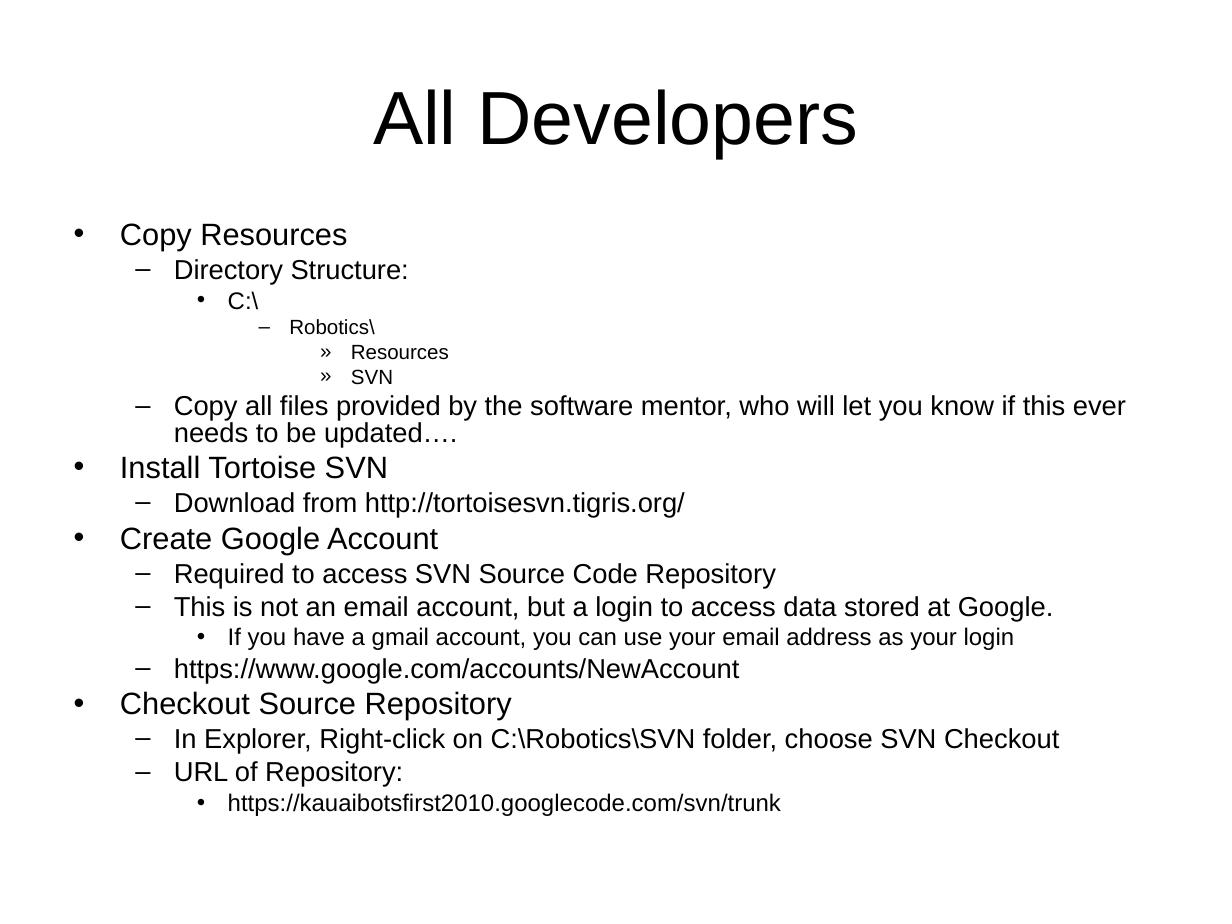
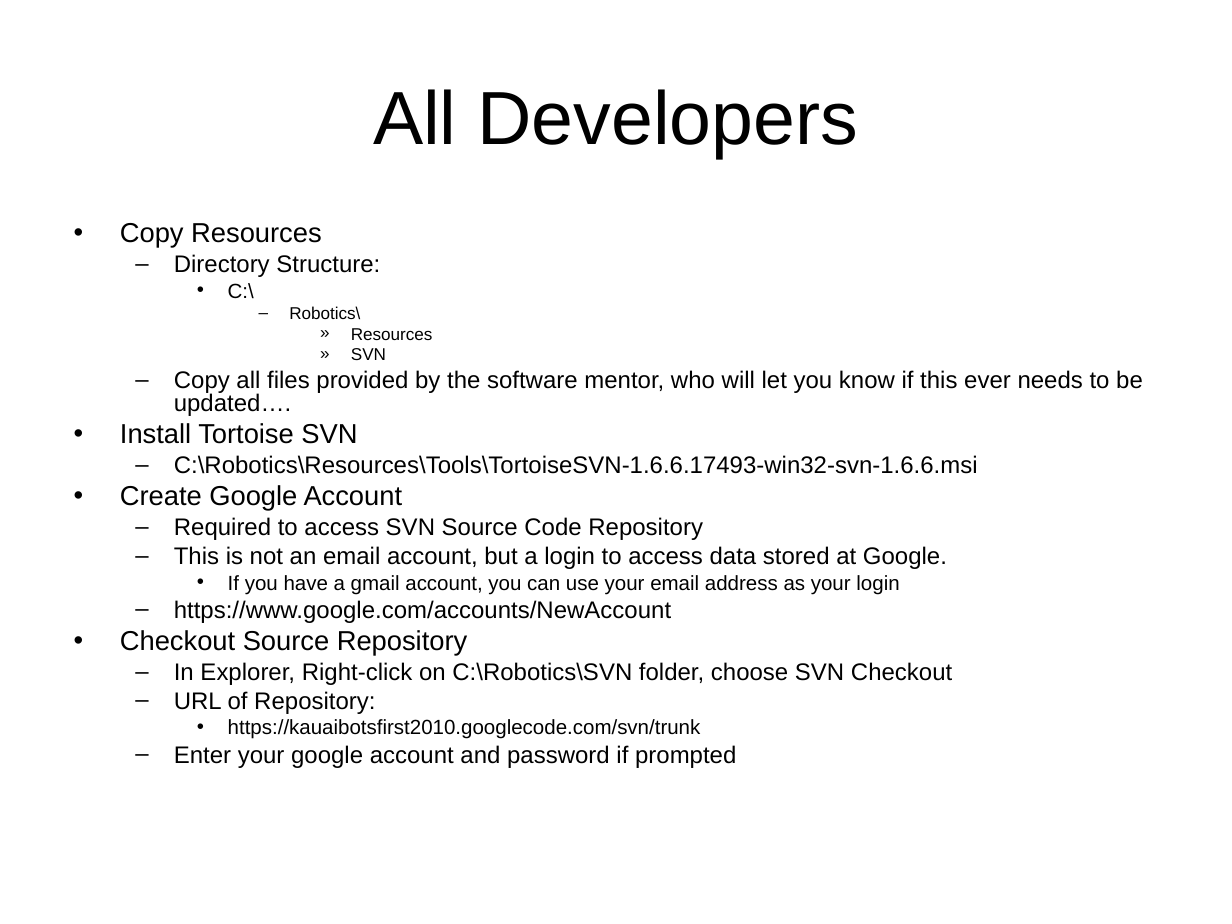
Before and after one commit to kauailabs/kauaibotsfirst2010, a slide deck: slide 2 of Documentation/Organization/DevSystemSetup.ppt. Drawn at 1232x924 pixels with LibreOffice and Linux fonts; fonts in the diff are those of the drawing. Boxes give left, top, right and bottom in pixels: in the first picture for what was removed or moved away, otherwise in the second. Text is boxed around its words. In the diff, an @@ line names an element or a change of style, - is before the commit and + after.

```diff
--- a/Documentation/Organization/DevSystemSetup.ppt
+++ b/Documentation/Organization/DevSystemSetup.ppt
@@ text at (120,223,1143,739): size 18 to 16 pt in "Copy Resources", "Install Tortoise SVN", "Create Google Account", "Checkout Source Repository"; size 16 to 14 pt in "Directory Structure:", "Copy all files provided by the software ...", "Required to access SVN Source Code Repository", "This is not an email account, but ..." and 3 more places; size 14 to 12 pt in "C:\", "If you have a gmail account, you ...", "https://kauaibotsfirst2010.googlecode.com/svn/trunk"; size 12 to 10 pt in "Robotics\", "Resources", "SVN" @@
@@ text at (174,455,978,474): text changed; size 16 to 14 pt @@
-  – Download from http://tortoisesvn.tigris.org/
+  – C:\Robotics\Resources\Tools\TortoiseSVN-1.6.6.17493-win32-svn-1.6.6.msi
@@ text at (174,745,736,768): paragraph added @@
+  – Enter your google account and password if prompted
```
Also in this commit, not shown: 2 other slides changed.
